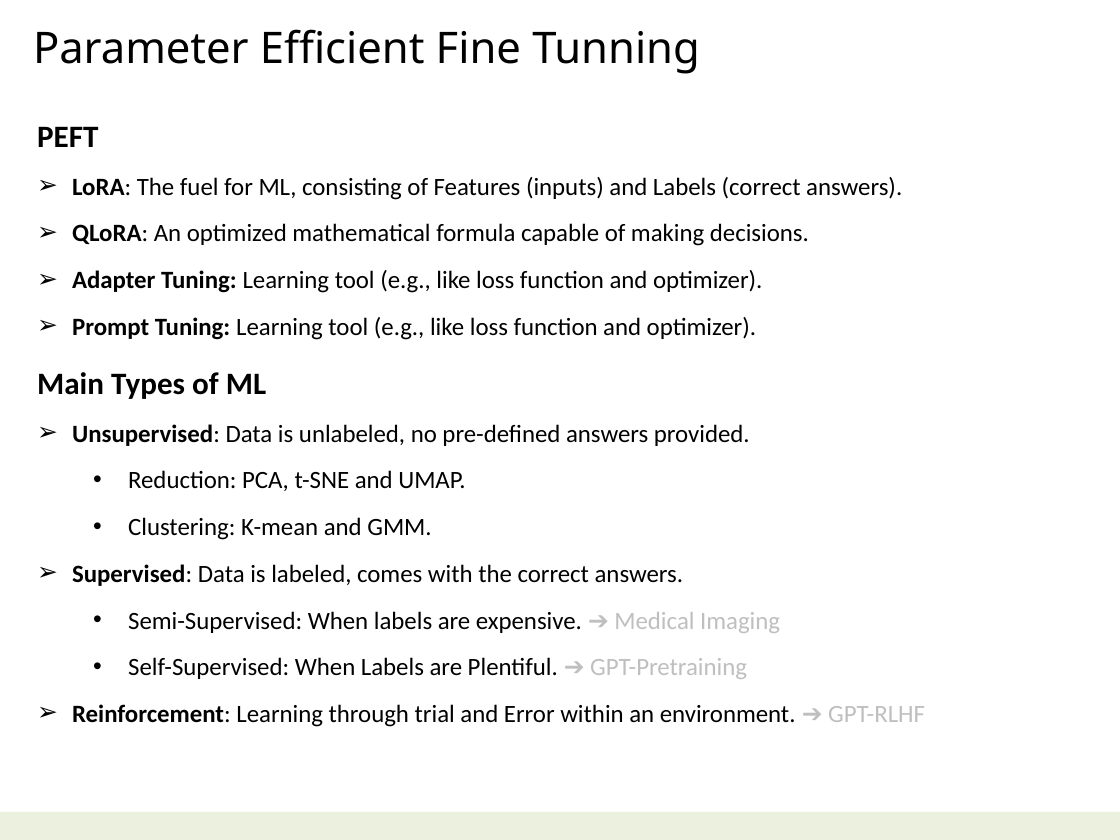
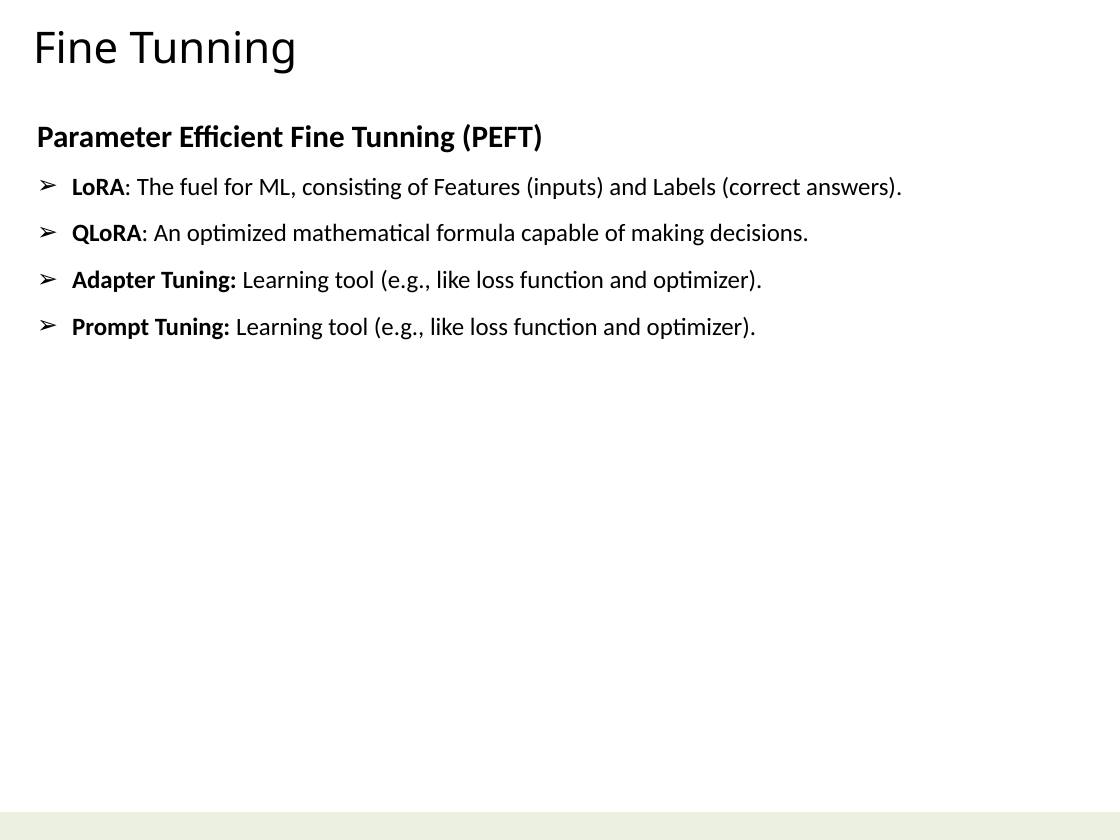
Before and after one commit to navibator/crazy-ai, a slide deck: slide 9 of ai-gemma.pptx (slide 10 before the commit). Drawn at 1120x840 pixels with LibreOffice and Linux fonts; fonts in the diff are those of the drawing. Boxes give left, top, right and bottom in pixels: in the first picture for what was removed or moved away, otherwise in the second. Text is boxed around its words. In the diff, an @@ line names an element or a change of style, - is before the commit and + after.

```diff
--- a/ai-gemma.pptx
+++ b/ai-gemma.pptx
@@ text at <box>33,31,298,74</box>: text changed @@
-Parameter Efficient Fine Tunning
+Fine Tunning
@@ text at <box>37,124,543,153</box>: text changed @@
-PEFT
+Parameter Efficient Fine Tunning (PEFT)
@@ text removed at <box>37,372,925,727</box> @@
-Main Types of ML
-➢ Unsupervised: Data is unlabeled, no pre-defined answers provided.
-  • Reduction: PCA, t-SNE and UMAP.
-  • Clustering: K-mean and GMM.
-➢ Supervised: Data is labeled, comes with the correct answers.
-  • Semi-Supervised: When labels are expensive. ➔ Medical Imaging
-  • Self-Supervised: When Labels are Plentiful. ➔ GPT-Pretraining
-➢ Reinforcement: Learning through trial and Error within an environment. ➔ GPT-RLHF
```
Also in this commit, not shown: 1 other file.
